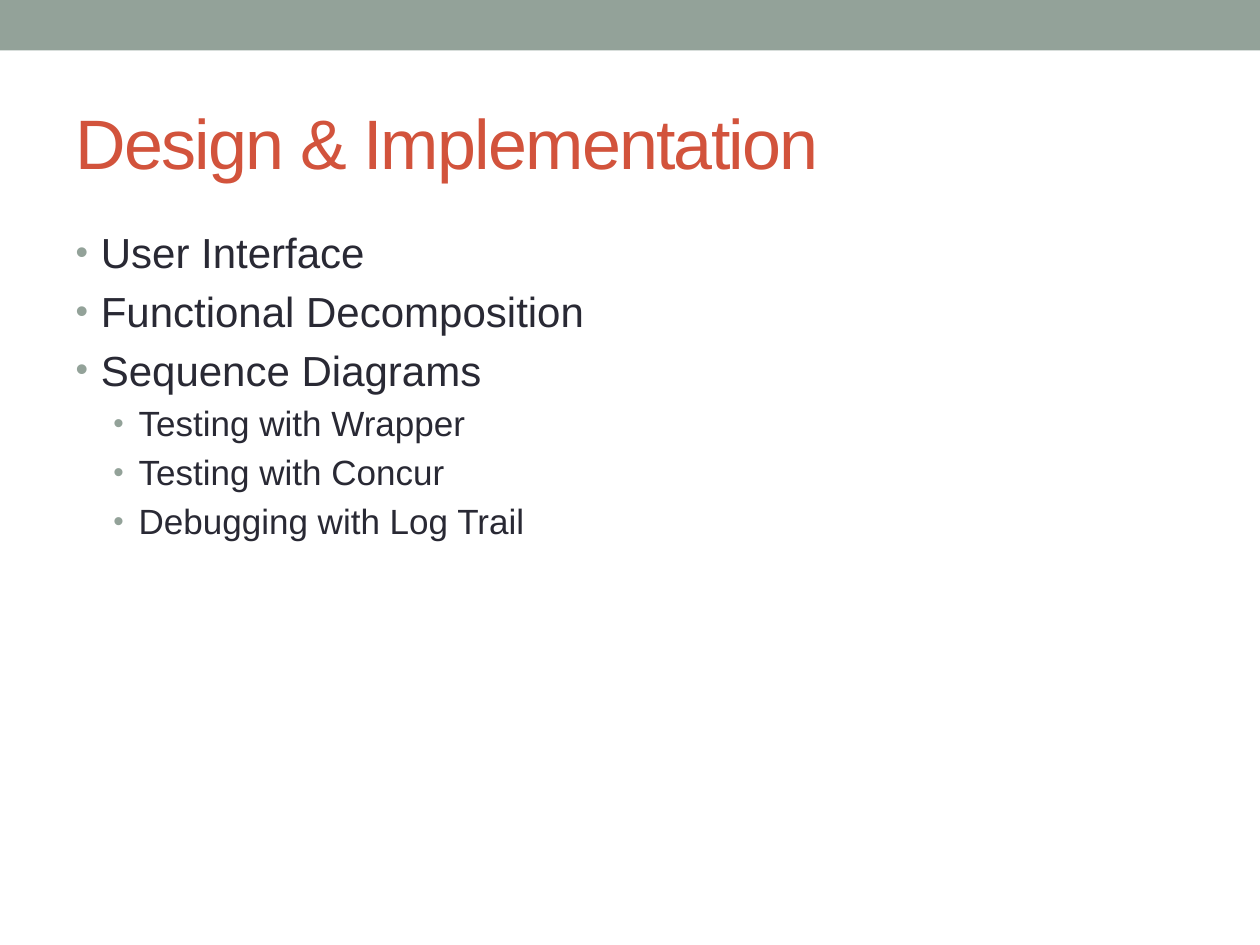
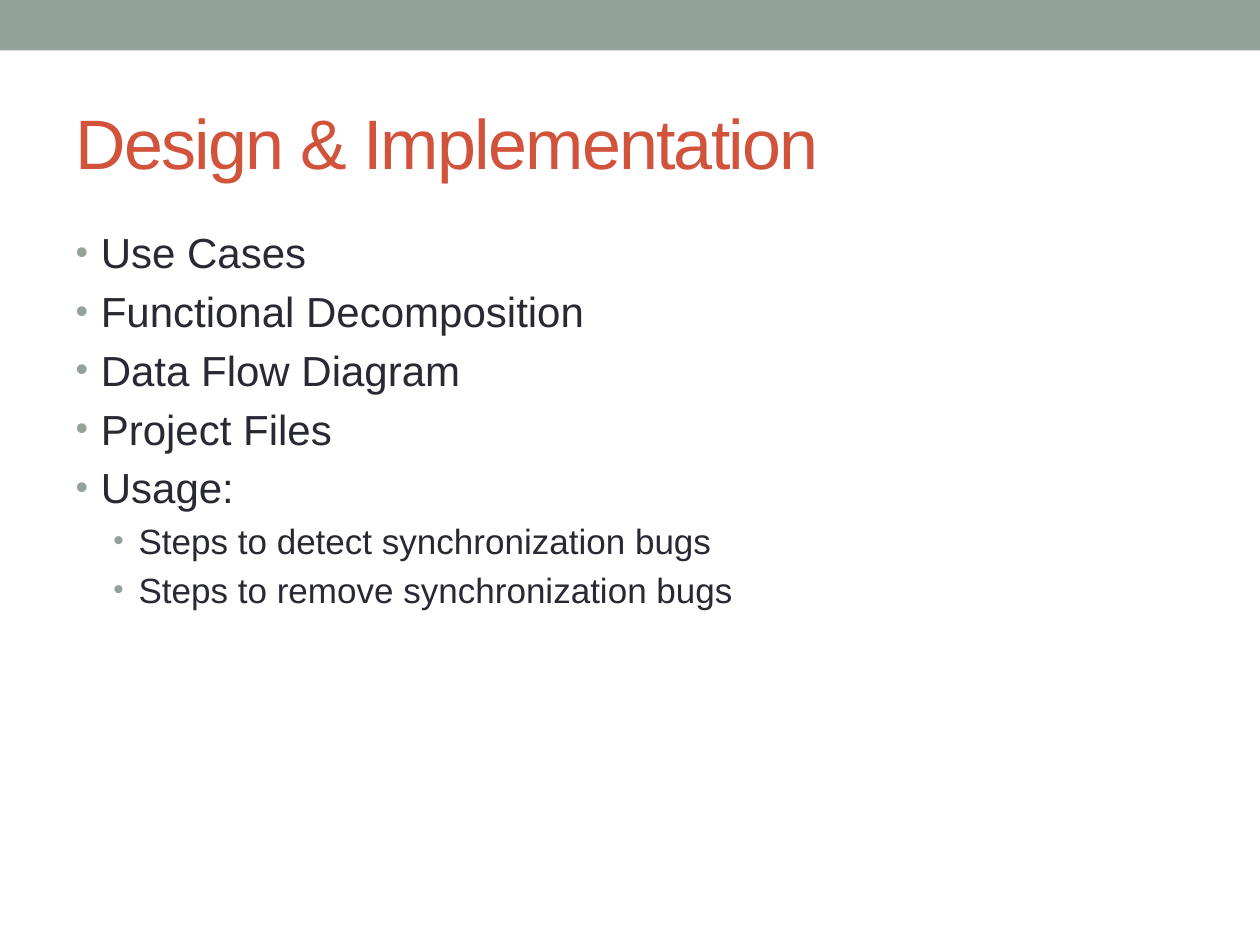
Before and after one commit to concurTestFramework/concurTestFramework, a slide deck: slide 7 of Documents/Concur_Presentation.pptx (slide 4 before the commit). Drawn at 1260x945 pixels with LibreOffice and Linux fonts; fonts in the diff are those of the drawing. Boxes give left, top, right and bottom in pixels: in the first picture for what was removed or moved away, otherwise in the second. Text is boxed around its words. In the diff, an @@ line names an element or a change of style, - is before the commit and + after.

```diff
--- a/Documents/Concur_Presentation.pptx
+++ b/Documents/Concur_Presentation.pptx
@@ text at [101, 238, 306, 269]: text changed @@
-• User Interface
+• Use Cases
@@ text at [101, 355, 732, 610]: text changed @@
-• Sequence Diagrams
-  • Testing with Wrapper
-  • Testing with Concur
-  • Debugging with Log Trail
+• Data Flow Diagram
+• Project Files
+• Usage:
+  • Steps to detect synchronization bugs
+  • Steps to remove synchronization bugs
```
Also in this commit, not shown: 1 other slide changed, 14 slides added, 1 slide removed.
